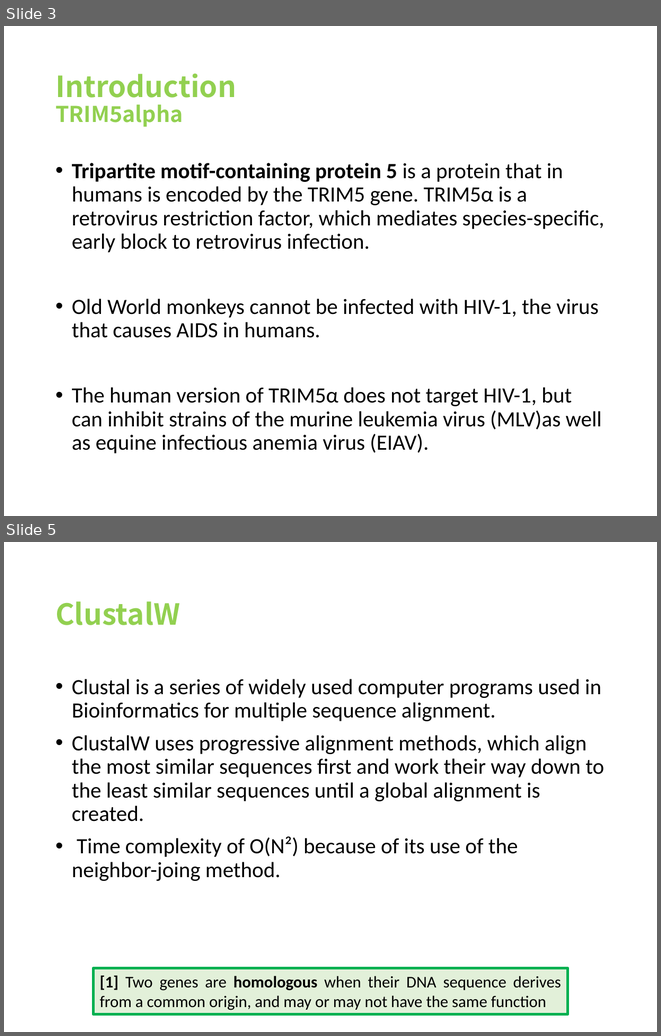
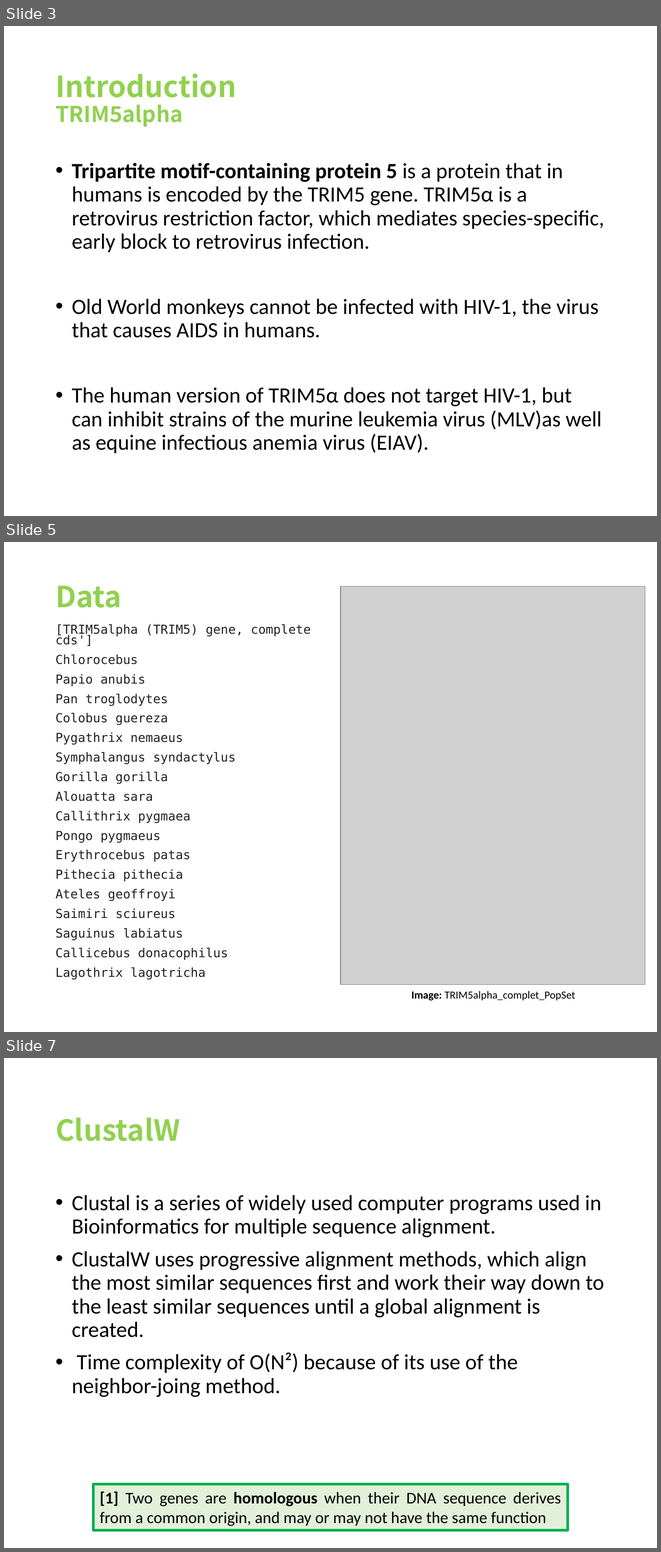
Before and after one commit to viniciusd-avila/phylogenetic-analysis, a slide deck: bioinfoDS-Partial_Project.pptx. Shown one above the other, each under a label of ours: slides 3 and 5 before the commit, slides 3, 5 and 7 after it; the slides between them are not shown. The pictures are 661x1036 and 661x1552 pixels, drawn with LibreOffice and Linux fonts; fonts in the diff are those of the drawing; grey boxes stand for pictures. Boxes give left, top, right and bottom in pixels: in the first picture for what was removed or moved away, otherwise in the second. Text is boxed around its words. In the diff, an @@ line names an element or a change of style, - is before the commit and + after.

```diff
--- a/bioinfoDS-Partial_Project.pptx
+++ b/bioinfoDS-Partial_Project.pptx
@@ slide 5 added at [4, 542, 657, 1032], background #FFFFFF @@
@@ rectangle added at [4, 545, 17, 571], fill #FFFFFF @@
@@ title added at [55, 585, 122, 608], 32 pt, text #92D050, bold @@
+Data
@@ picture added at [340, 587, 645, 985] @@
@@ text added at [55, 624, 311, 979], 13.8 pt, text #212121 @@
+[TRIM5alpha (TRIM5) gene, complete cds']
+Chlorocebus
+Papio anubis
+Pan troglodytes
+Colobus guereza
+Pygathrix nemaeus
+Symphalangus syndactylus
+Gorilla gorilla
+Alouatta sara
+Callithrix pygmaea
+Pongo pygmaeus
+Erythrocebus patas
+Pithecia pithecia
+Ateles geoffroyi
+Saimiri sciureus
+Saguinus labiatus
+Callicebus donacophilus
+Lagothrix lagotricha
@@ text added at [412, 990, 575, 1000], 12 pt, text #000000 @@
+Image: TRIM5alpha_complet_PopSet
@@ what was slide 5 is now slide 7 @@
```
Also in this commit, not shown: 1 slide changed, 1 other slide added.
